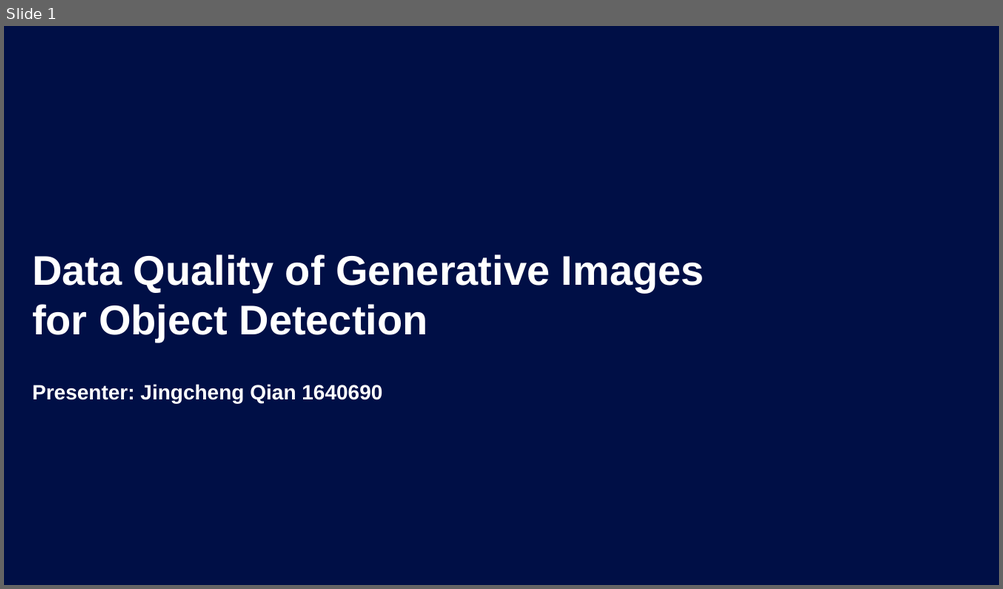
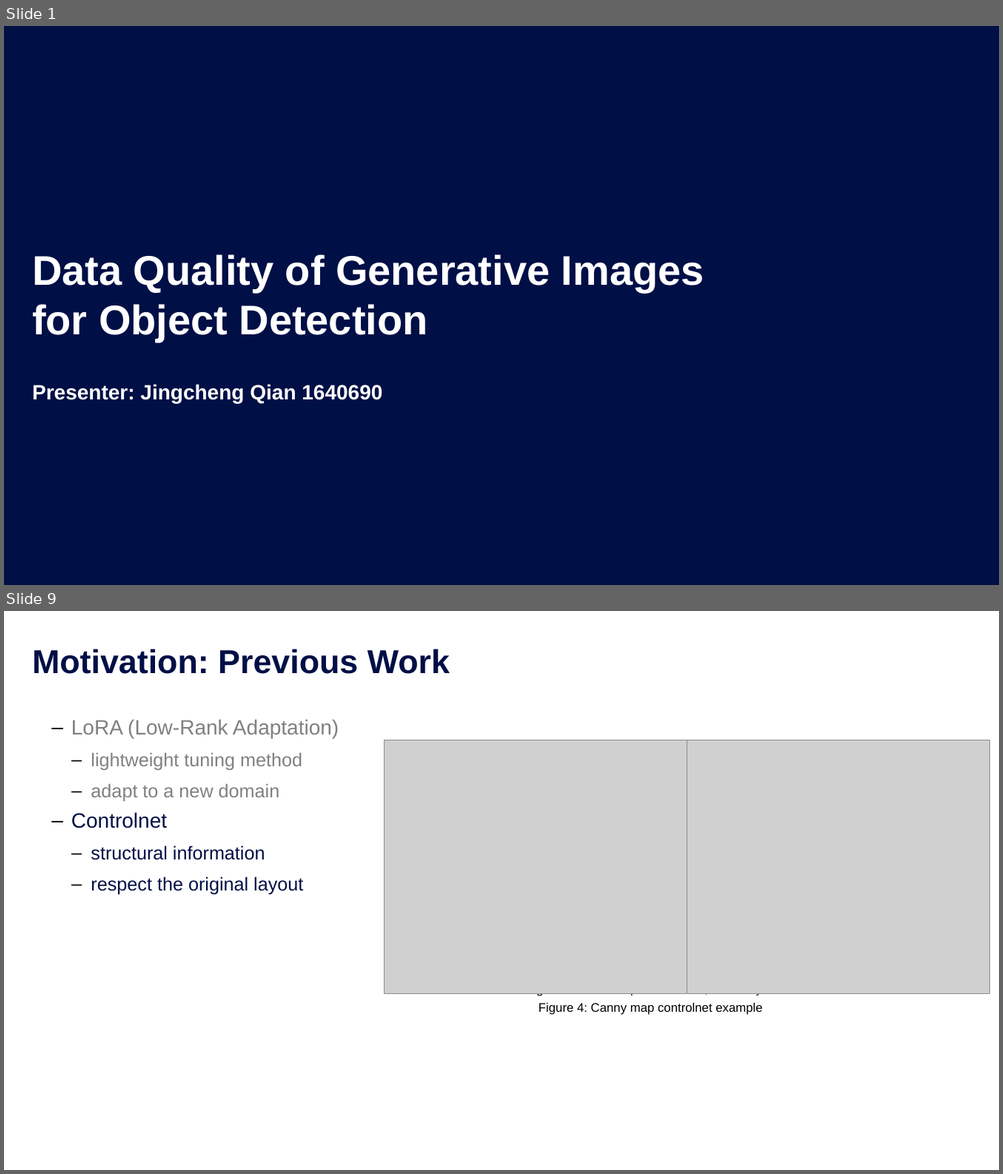
Before and after one commit to chengchengchenchen/MCS-Research-Project, a slide deck: doc/Presentation.pptx. Shown one above the other, each under a label of ours: slide 1 before the commit, slides 1 and 9 after it; the slides between them are not shown. The pictures are 1003x589 and 1003x1174 pixels, drawn with LibreOffice and Linux fonts; fonts in the diff are those of the drawing; grey boxes stand for pictures; background and template pictures are left out. Boxes give left, top, right and bottom in pixels: in the first picture for what was removed or moved away, otherwise in the second. Text is boxed around its words. In the diff, an @@ line names an element or a change of style, - is before the commit and + after.

```diff
--- a/doc/Presentation.pptx
+++ b/doc/Presentation.pptx
@@ slide 9 added at <box>4,611,999,1170</box>, background #FFFFFF @@
@@ title added at <box>32,649,449,674</box>, 32 pt, text #000F46, bold @@
+Motivation: Previous Work
@@ text added at <box>71,720,338,895</box>, 18 pt, text #808080 @@
+      ‒ LoRA (Low-Rank Adaptation)
+        ‒ lightweight tuning method
+        ‒ adapt to a new domain
+      ‒ Controlnet
+        ‒ structural information
+        ‒ respect the original layout
@@ picture added at <box>384,740,687,994</box> @@
@@ picture added at <box>538,741,794,977</box> @@
@@ picture added at <box>687,740,990,994</box> @@
@@ text added at <box>526,985,834,997</box>, 10.5 pt, text #000000 @@
+    Figure 3: LoRA’s reparametrization, which only trains A and B.
@@ text added at <box>538,1003,762,1015</box>, 12 pt, text #000000 @@
+    Figure 4: Canny map controlnet example
```
Also in this commit, not shown: 16 other slides added, 7 slides removed, 15 other files.
